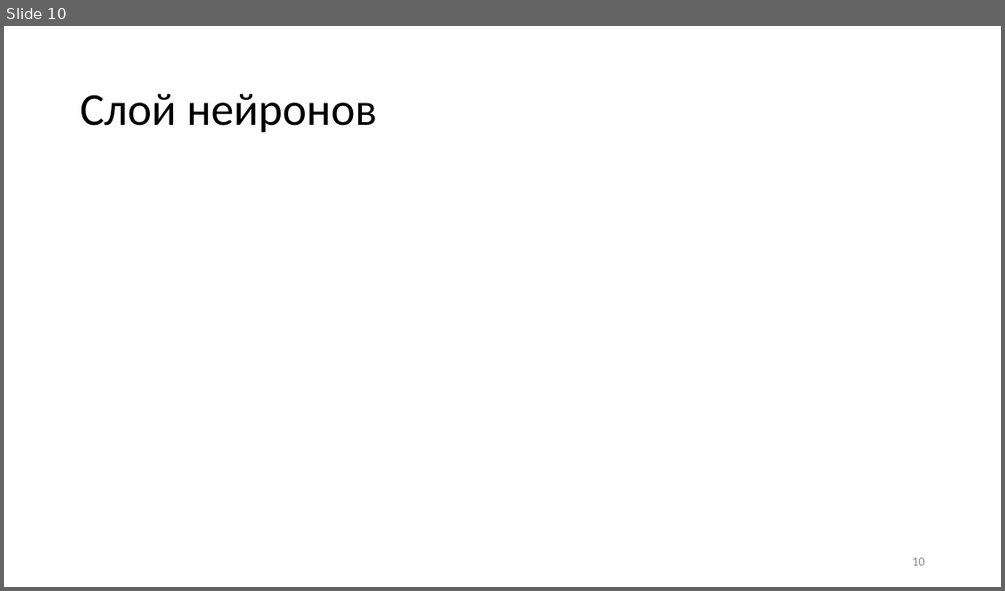
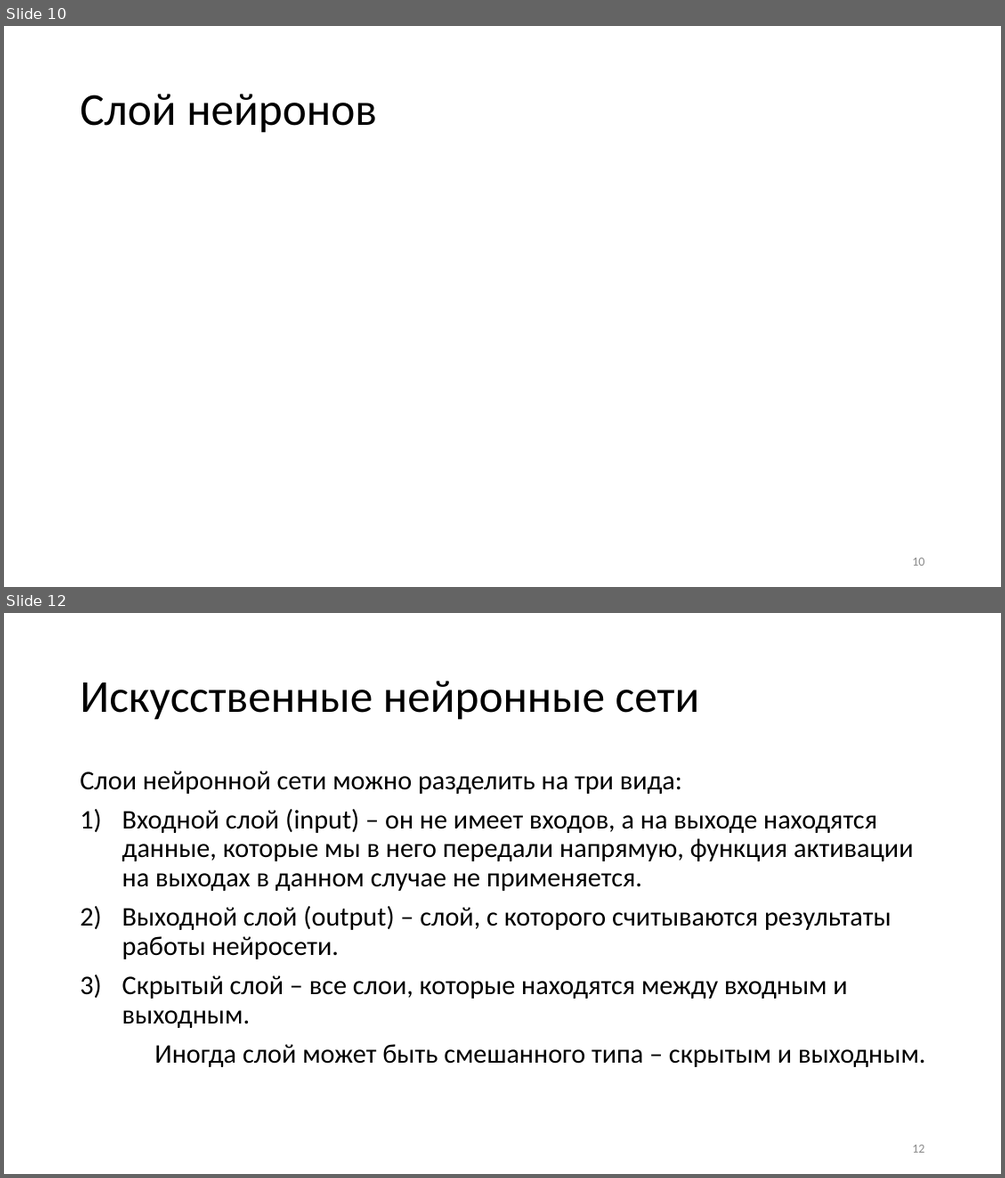
Before and after one commit to VictorAboba/Masters_lec, a slide deck: Lecture_1/neiron_layer_mlp.pptx. Shown one above the other, each under a label of ours: slide 10 before the commit, slides 10 and 12 after it; the slides between them are not shown. The pictures are 1005x591 and 1005x1178 pixels, drawn with LibreOffice and Linux fonts; fonts in the diff are those of the drawing; grey boxes stand for pictures. Boxes give left, top, right and bottom in pixels: in the first picture for what was removed or moved away, otherwise in the second. Text is boxed around its words. In the diff, an @@ line names an element or a change of style, - is before the commit and + after.

```diff
--- a/Lecture_1/neiron_layer_mlp.pptx
+++ b/Lecture_1/neiron_layer_mlp.pptx
@@ slide 12 added at <box>4,613,1001,1174</box>, background #FFFFFF @@
@@ title added at <box>80,681,700,720</box>, 44 pt, text #000000 @@
+Искусственные нейронные сети
@@ text added at <box>80,771,926,1067</box>, 25.9 pt, text #000000 @@
+Слои нейронной сети можно разделить на три вида:
+1) Входной слой (input) – он не имеет входов, а на выходе находятся данные, которые мы в него передали напрямую, функция активации на выходах в данном случае не применяется.
+2) Выходной слой (output) – слой, с которого считываются результаты работы нейросети.
+3) Скрытый слой – все слои, которые находятся между входным и выходным.
+Иногда слой может быть смешанного типа – скрытым и выходным.
@@ page number added at <box>912,1144,924,1152</box>, 12 pt, text #8C8C8C @@
+12
```
Also in this commit, not shown: 14 slides changed, 4 other slides added, 1 slide removed, 1 other file.
